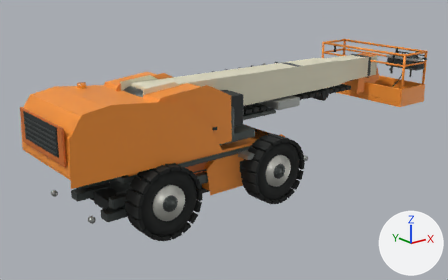
A saved change to the Blender file source/blender/600s-showcase-v1.1.blend.
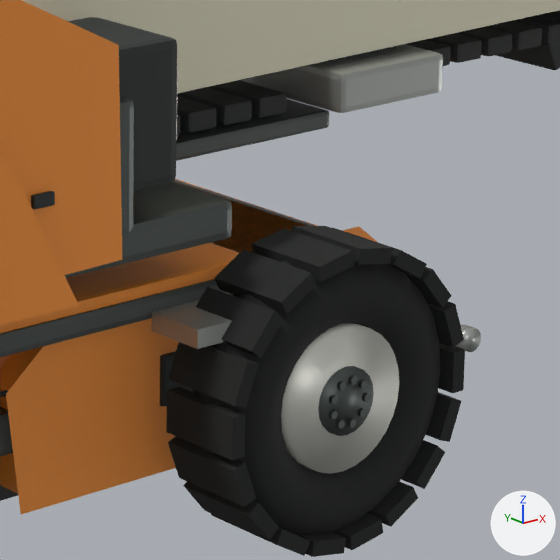
The first picture shows the older version from a camera (50 mm lens) standing at (-6.54, -9.25, 4.76) and looking at (1.04, 0.22, 0.97). The close-ups show the older and then the newer version on the part from 46% to 73% of the width and 31% to 73% of the height of that picture. Only the edits that show in the close-ups are written down. The axes (+X, +Y, +Z) are drawn at lower right. The lights are the same throughout.

In view in the first close-up: 'BaseBoomShell', 'BoomRest', 'ChassisFrontPod', 'ChassisTopPlate', 'Controls', 'Counterweight', 'LowerDeck', 'PowertrackSupport', 'SideStep_R', 'TankCover', 'TieDown_FR', 'UpperFrame', 'Wheel_FR_Rim', 'Wheel_FR_Tire' and 49 more.
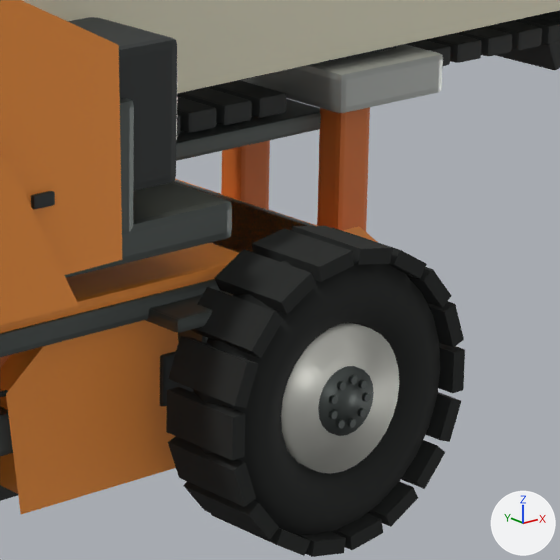
Boxes [x1, y1, x2, y2] around the edits, measured in the close-ups (560 x 560 px):
'BoomRestPost_R', added (orange)
    after: [317, 107, 370, 232]
'SideStep_R', reshaped, moved, recoloured (darker)
    before: [152, 293, 233, 349]
    after: [146, 290, 233, 332]
'BoomRestPost_L', added (orange)
    after: [221, 140, 270, 209]
'TieDown_FR', deleted
    before: [456, 325, 481, 352]
'SideStepBracket_R', added (mostly hidden)
    after: [178, 330, 208, 343]

What changed in the scene script:
```text
Change me_sidestep_r_mesh:
    used by ob_sidestep_r; parent = ob_chassis; location = (0.85, -0.92, 1.02)
    remove me_sidestep_r_mesh.from_pydata(...)  # 8 vertices, 6 faces; spans x -0.275..0.275, y -0.14..0.14, z -0.04..0.04
    remove me_sidestep_r_mesh.materials.append(mat_jlg_zinc_steel)  # grey #adb1ad
    add me_sidestep_r_mesh.from_pydata(...)  # 56 vertices, 54 faces; spans x -0.275..0.275, y -0.11..0.11, z -0.03..0.03
    me_sidestep_r_mesh part 1: the whole mesh is rebuilt
    add me_sidestep_r_mesh.materials.append(mat_jlg_dark_steel)  # dark grey #595f5d
Add me_sidestepbracket_r_mesh:
    me_sidestepbracket_r_mesh.from_pydata(...)  # 56 vertices, 54 faces; spans x -0.06..0.06, y -0.11..0.11, z -0.09..0.09
    me_sidestepbracket_r_mesh.materials.append(mat_jlg_dark_steel)  # dark grey #595f5d
Add me_boomrestpost_r_mesh:
    me_boomrestpost_r_mesh.from_pydata(...)  # 56 vertices, 54 faces; spans x -0.09..0.09, y -0.07..0.07, z -0.4..0.4
    me_boomrestpost_r_mesh.materials.append(mat_jlg_orange_shadow)  # orange #d16f2c
Change ob_sidestep_r:
    ob_sidestep_r.location: (0.85, -0.92, 1.02) -> (0.85, -0.83, 1.04)
Remove ob_tiedown_fr:
    ob_tiedown_fr = bpy.data.objects.new('TieDown_FR', me_tiedown_fr_mesh)
    ob_tiedown_fr.parent = ob_chassis
    ob_tiedown_fr.location = (2.45, -0.72, 0.53)
    ob_tiedown_fr.rotation_euler = (1.571, 0.0, 0.0)  # degrees (90, 0, 0)
Add ob_sidestepbracket_r:
    ob_sidestepbracket_r = bpy.data.objects.new('SideStepBracket_R', me_sidestepbracket_r_mesh)
    ob_sidestepbracket_r.parent = ob_chassis
    ob_sidestepbracket_r.location = (0.85, -0.73, 0.95)
Add ob_boomrestpost_r:
    ob_boomrestpost_r = bpy.data.objects.new('BoomRestPost_R', me_boomrestpost_r_mesh)
    ob_boomrestpost_r.parent = ob_chassis
    ob_boomrestpost_r.location = (2.05, -0.32, 1.26)
Add ob_boomrestpost_l:
    ob_boomrestpost_l = bpy.data.objects.new('BoomRestPost_L', me_boomrestpost_r_mesh.copy())
    ob_boomrestpost_l.parent = ob_chassis
    ob_boomrestpost_l.location = (2.05, 0.32, 1.26)
```
